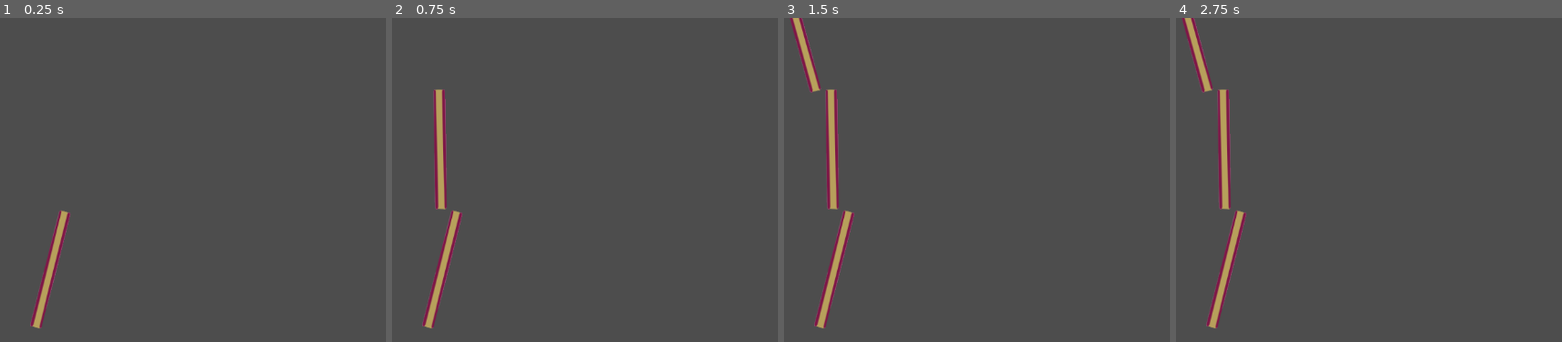
Above: before the commit, frames 1-4 (left to right).
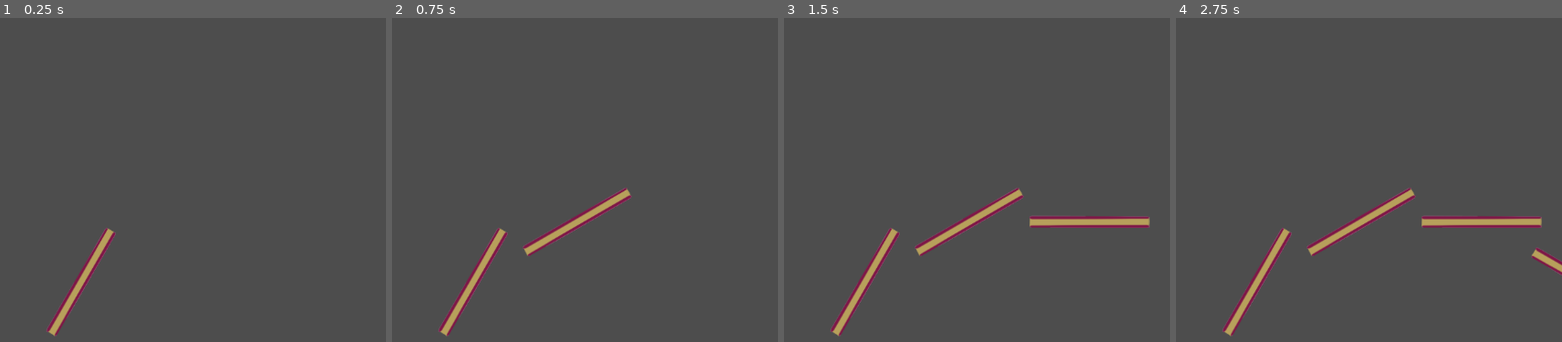
Above: after the commit, the same moments.

Repository: ingsmployee/idiotcitylinnakad
Game: Godot game, scene res://scenes/main.tscn
Same seed, same stepped clock (60 frames per second), same inputs: the game is played once before the commit and once after it.
Inputs:
- Up to frame 1 (0.25 s): no input
- Up to frame 2 (0.75 s): tap Enter at 0.5 s
- Up to frame 3 (1.5 s): no input
- Up to frame 4 (2.75 s): tap Space at 2 s

The runs differ from the first frame. In frame 1, 2.3% of the frame differs, in the area x 7-31%, y 59-99%; in frame 2, 4.7%; in frame 3, 6.5%; in frame 4, 6.8%, in the area x 1-100%, y 0-99%.

Commit message:
a

Diff:
--- a/scenes/stem.gd
+++ b/scenes/stem.gd
@@ -3,7 +3,7 @@
 var max_branches = 5
 var branch_sprites = []
 
-var branch_pos = [
+var branch_possibilities = [
 	"res://assets/plant/PROC_generic_stem_a.png"
 ]
 
@@ -14,13 +14,13 @@
 	if depth > max_branches:
 		return
 	var branch = Sprite2D.new()
-	var type = branch_pos[randi_range(0,branch_pos.size()-1)]
+	var type = branch_possibilities[randi_range(0,branch_possibilities.size()-1)]
 	branch.texture = load(type)
 	branch.offset = Vector2(0, -branch.texture.get_size().y)
 	var size = Image.load_from_file(type).get_size()[1]
 
 	branch.position = start_position
-	branch.rotation_degrees = randf_range(-30, 30)
+	branch.rotation_degrees = 30.0 * depth # just constant rn so I can DEBUG THIS SHIT!
 	add_child(branch)
 	branch_sprites.append(branch)
 
